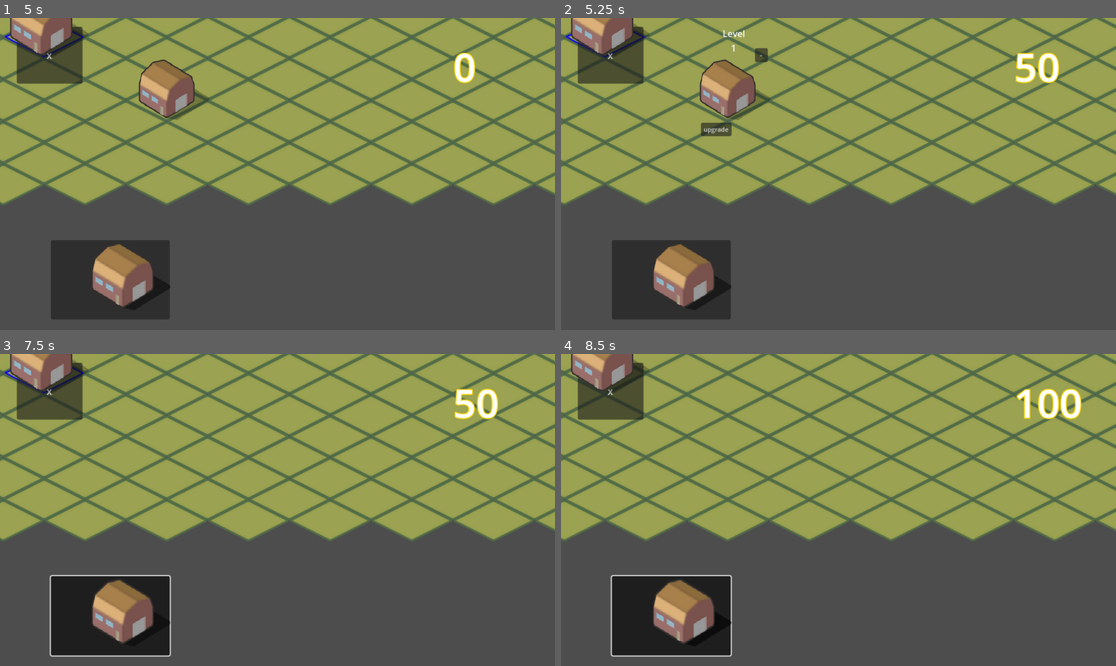
Above: before the commit, frames 1-4 (two rows, left to right).
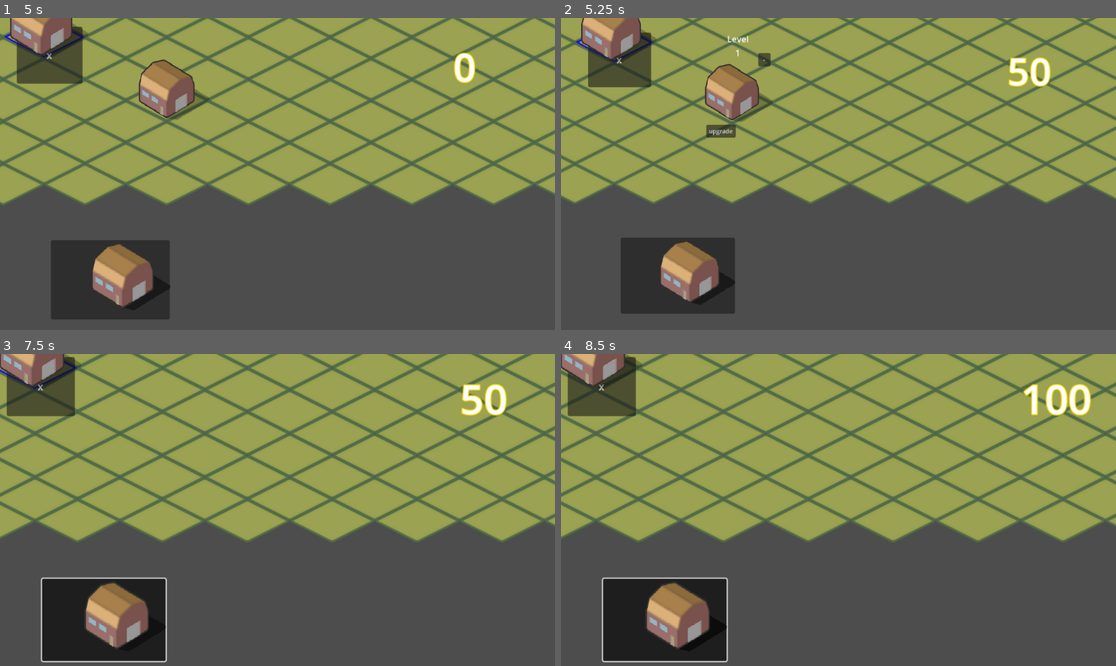
Above: after the commit, the same moments.

Repository: savakujundzic/cats
Game: Godot game, scene res://scenes/main.tscn
Same seed, same stepped clock (60 frames per second), same inputs: the game is played once before the commit and once after it.
Inputs (mouse positions are in pixels of both pictures, inside the frame that each line leads up to):
- Up to frame 1 (5 s): click "shop" at 0.5 s; click "mine" at 1.25 s; click "mine" at 2 s; click "mine" at 2.75 s; click "x" at 3.5 s; click "shop" at 4.25 s
- Up to frame 2 (5.25 s): tap Enter at 5 s; move the mouse to (727, 89) at 5.02 s; tap Mouse wheel down (scrolldown, bound only after the commit) at 5.1 s; click (727, 89) at 5.17 s
- Up to frame 3 (7.5 s): tap Mouse wheel up (scrollup, bound only after the commit) at 5.3, 7.35 s; click "upgrade" at 5.75 s; click "-" at 6.5 s; move the mouse to (122, 612) at 7.27 s; click (122, 612) at 7.42 s
- Up to frame 4 (8.5 s): tap Mouse wheel down (scrolldown, bound only after the commit) at 7.55 s; press the mouse at (683, 612) at 8.03 s; tap Mouse wheel up (scrollup, bound only after the commit) at 8.3 s

Frame 1 is identical in both runs. In frame 2, 19% of the frame differs, in the area x 0-100%, y 0-97%; in frame 3, 19%; in frame 4, 19%, in the area x 0-100%, y 0-99%.

Commit message:
zoom

Diff:
--- a/gluttonyTest/scripts/camera.gd
+++ b/gluttonyTest/scripts/camera.gd
@@ -10,7 +10,14 @@
 			mouse_pos = event.global_position
 		else:
 			touchEnabled = false
-
 	if event is InputEventMouseMotion and touchEnabled:
 		translate(mouse_pos - event.global_position)
 		mouse_pos = event.global_position
+
+func _physics_process(delta):
+	if Input.is_action_just_released('scrolldown'):
+		zoom.x = max(1.0, zoom.x - 0.05)
+		zoom.y = max(1.0, zoom.y - 0.05)
+	if Input.is_action_just_released('scrollup'):
+		zoom.x = min(3.0, zoom.x + 0.05)
+		zoom.y = min(3.0, zoom.y + 0.05)
--- a/project.godot
+++ b/project.godot
@@ -41,6 +41,16 @@
 "events": [Object(InputEventKey,"resource_local_to_scene":false,"resource_name":"","device":-1,"window_id":0,"alt_pressed":false,"shift_pressed":false,"ctrl_pressed":false,"meta_pressed":false,"pressed":false,"keycode":0,"physical_keycode":68,"key_label":0,"unicode":100,"echo":false,"script":null)
 ]
 }
+scrolldown={
+"deadzone": 0.5,
+"events": [Object(InputEventMouseButton,"resource_local_to_scene":false,"resource_name":"","device":-1,"window_id":0,"alt_pressed":false,"shift_pressed":false,"ctrl_pressed":false,"meta_pressed":false,"button_mask":0,"position":Vector2(0, 0),"global_position":Vector2(0, 0),"factor":1.0,"button_index":5,"canceled":false,"pressed":false,"double_click":false,"script":null)
+]
+}
+scrollup={
+"deadzone": 0.5,
+"events": [Object(InputEventMouseButton,"resource_local_to_scene":false,"resource_name":"","device":-1,"window_id":0,"alt_pressed":false,"shift_pressed":false,"ctrl_pressed":false,"meta_pressed":false,"button_mask":0,"position":Vector2(0, 0),"global_position":Vector2(0, 0),"factor":1.0,"button_index":4,"canceled":false,"pressed":false,"double_click":false,"script":null)
+]
+}
 
 [input_devices]
 
--- a/scripts/Camera2D.gd
+++ b/scripts/Camera2D.gd
@@ -14,3 +14,10 @@
 		var mouseposition = mouse_pos - event.position
 		translate(mouseposition)
 		mouse_pos = event.position
+func _physics_process(delta):
+	if Input.is_action_just_released('scrolldown'):
+		zoom.x = max(1.0, zoom.x - 0.05)
+		zoom.y = max(1.0, zoom.y - 0.05)
+	if Input.is_action_just_released('scrollup'):
+		zoom.x = min(3.0, zoom.x + 0.05)
+		zoom.y = min(3.0, zoom.y + 0.05)
Not shown, added: scenes/mai52BD.tmp
